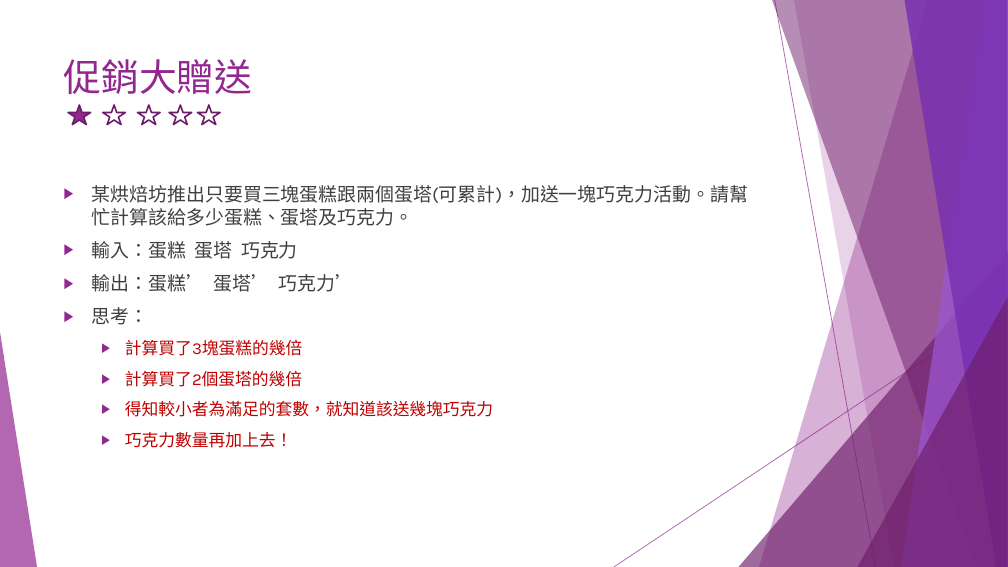
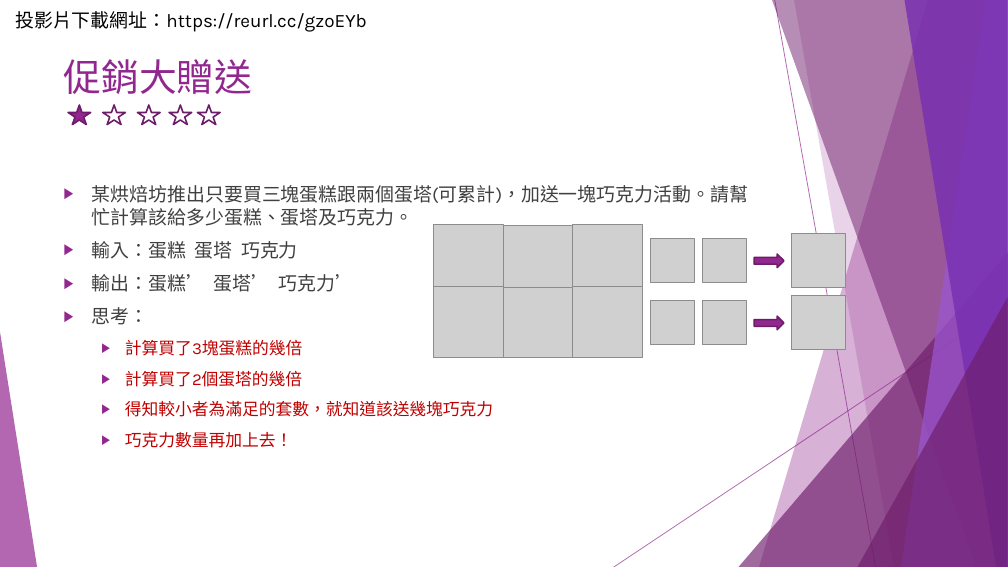
Before and after one commit to liulawsi/My_PPTs, a slide deck: slide 4 of LCC/Python/A1_邏輯思考訓練題.pptx. Drawn at 1008x567 pixels with LibreOffice and Linux fonts; fonts in the diff are those of the drawing; grey boxes stand for pictures. Boxes give left, top, right and bottom in pixels: in the first picture for what was removed or moved away, otherwise in the second. Text is boxed around its words. In the diff, an @@ line names an element or a change of style, - is before the commit and + after.

```diff
--- a/LCC/Python/A1_邏輯思考訓練題.pptx
+++ b/LCC/Python/A1_邏輯思考訓練題.pptx
@@ text added at box(15, 11, 367, 32), 18 pt, text #000000 @@
+投影片下載網址：https://reurl.cc/gzoEYb
@@ picture added at box(433, 225, 504, 295) @@
@@ picture added at box(504, 225, 574, 296) @@
@@ picture added at box(572, 225, 643, 295) @@
@@ picture added at box(651, 239, 695, 283) @@
@@ picture added at box(702, 239, 746, 283) @@
@@ picture added at box(792, 234, 845, 287) @@
@@ right arrow added at box(755, 254, 784, 268), fill #92278F, outline #6C1D6A 1.5 pt @@
@@ picture added at box(433, 287, 504, 357) @@
@@ picture added at box(504, 287, 574, 358) @@
@@ picture added at box(572, 287, 643, 357) @@
@@ picture added at box(792, 296, 845, 349) @@
@@ picture added at box(651, 301, 695, 345) @@
@@ picture added at box(702, 301, 746, 345) @@
@@ right arrow added at box(755, 316, 784, 330), fill #92278F, outline #6C1D6A 1.5 pt @@
```
Also in this commit, not shown: 57 other slides changed, 3 slides added, 1 slide removed, 1 other file.
